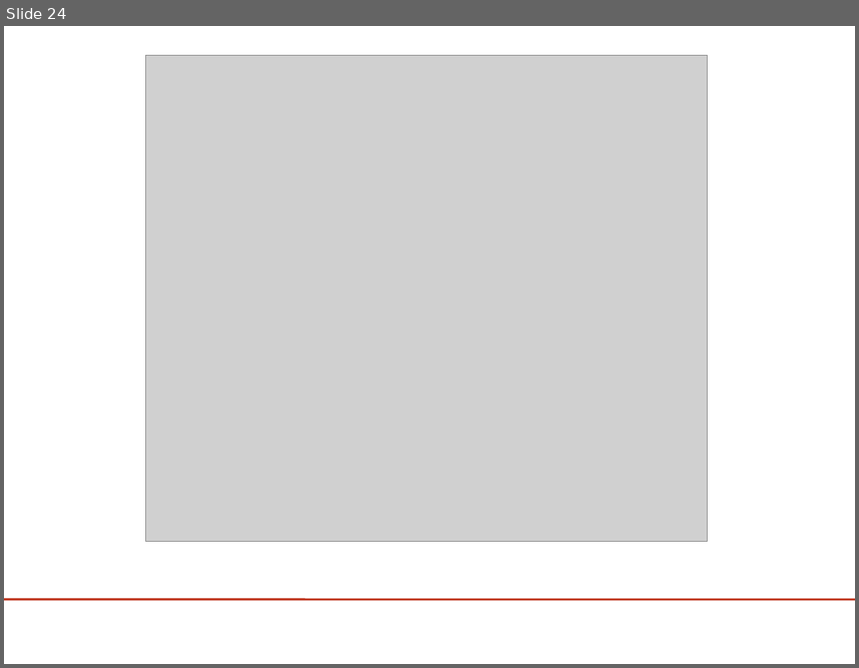
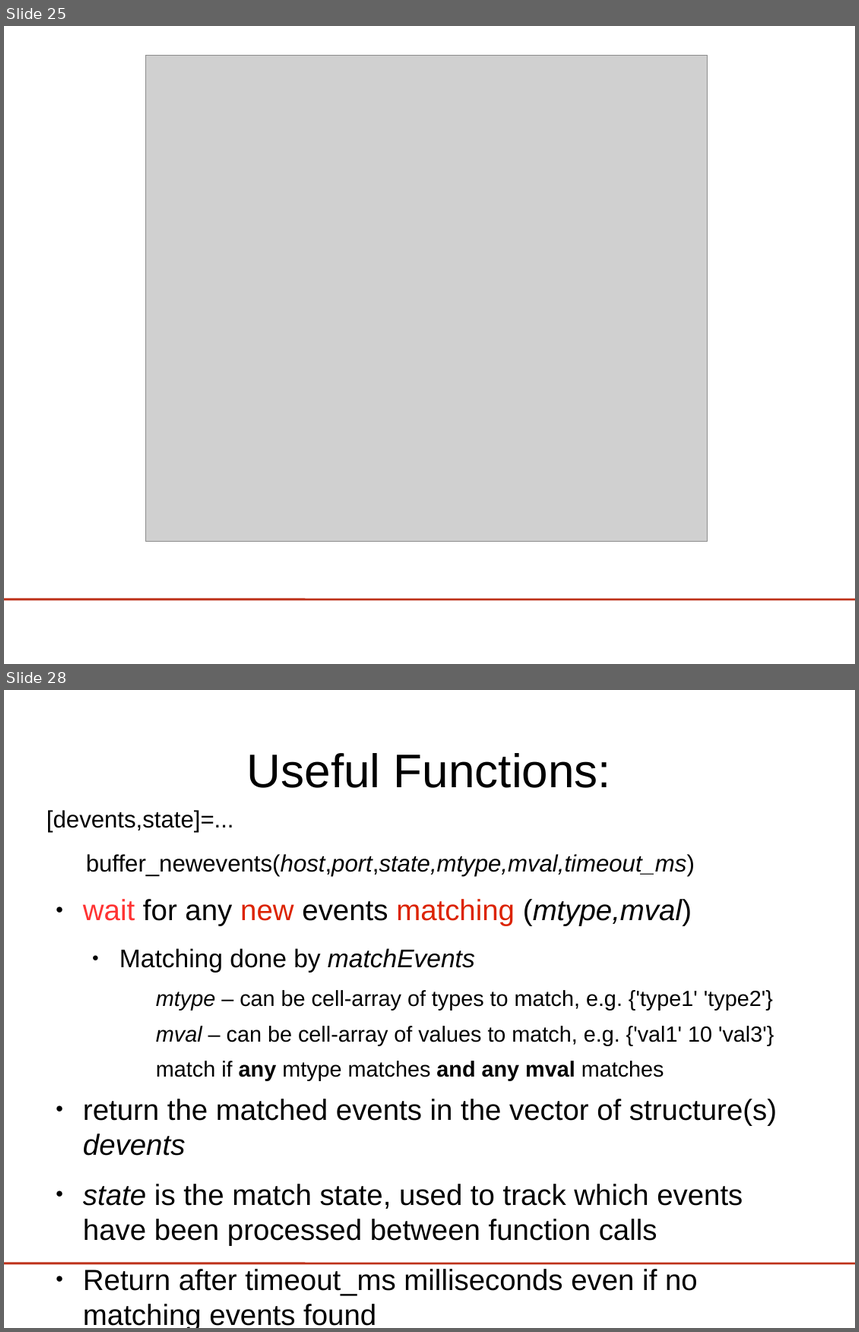
Before and after one commit to phpvdb/buffer_bci, a slide deck: tutorial/lect3-helloworld/HelloWorld_ERPViewer.odp. Shown one above the other, each under a label of ours: slide 24 before the commit, slides 25 and 28 after it; the slides between them are not shown. The pictures are 859x668 and 859x1332 pixels, drawn with LibreOffice and Linux fonts; fonts in the diff are those of the drawing; grey boxes stand for pictures; background and template pictures are left out. Boxes give left, top, right and bottom in pixels: in the first picture for what was removed or moved away, otherwise in the second. Text is boxed around its words. In the diff, an @@ line names an element or a change of style, - is before the commit and + after.

```diff
--- a/tutorial/lect3-helloworld/HelloWorld_ERPViewer.odp
+++ b/tutorial/lect3-helloworld/HelloWorld_ERPViewer.odp
@@ slide 28 added at (4,690,855,1328), background #FFFFFF; not listed: 1 template element that a slide beside it also shows @@
@@ title added at (247,753,611,788), 44 pt, text #000000 @@
+Useful Functions:
@@ text added at (47,810,777,1328), 27.2 pt, text #000000 @@
+[devents,state]=...
+buffer_newevents(host,port,state,mtype,mval,timeout_ms)
+● wait for any new events matching (mtype,mval)
+  ● Matching done by matchEvents
+    mtype – can be cell-array of types to match, e.g. {'type1' 'type2'}
+    mval – can be cell-array of values to match, e.g. {'val1' 10 'val3'}
+    match if any mtype matches and any mval matches
+● return the matched events in the vector of structure(s) devents
+● state is the match state, used to track which events have been processed between function calls
+● Return after timeout_ms milliseconds even if no matching events found
@@ what was slide 24 is now slide 25 @@
```
Also in this commit, not shown: 5 slides changed, 5 other slides added, 1 other file.
